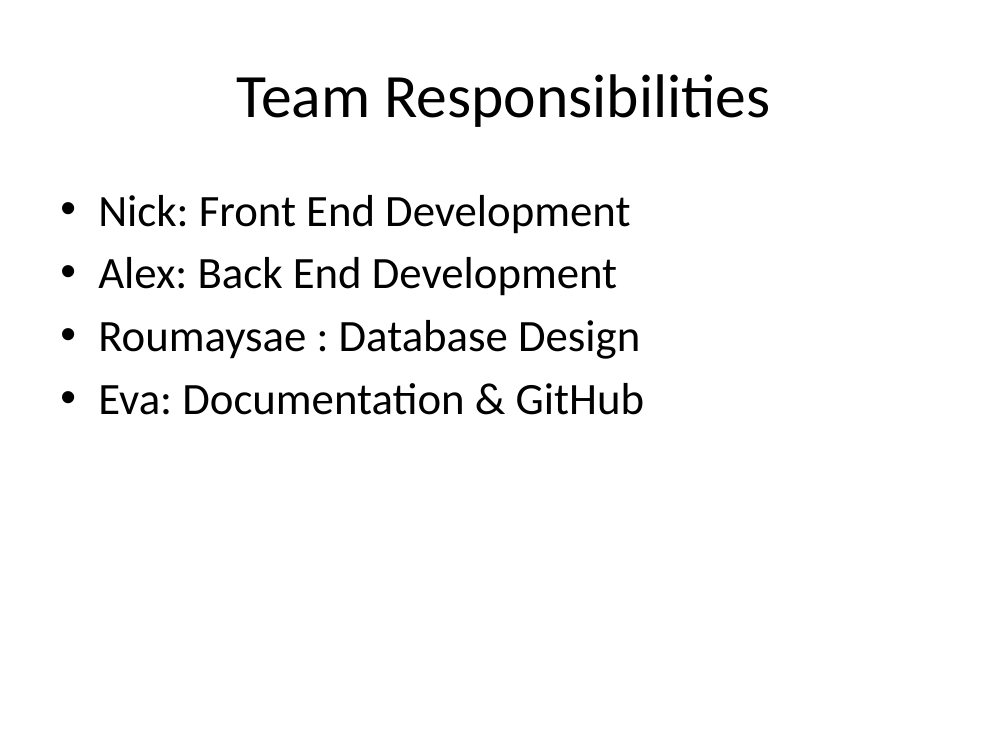
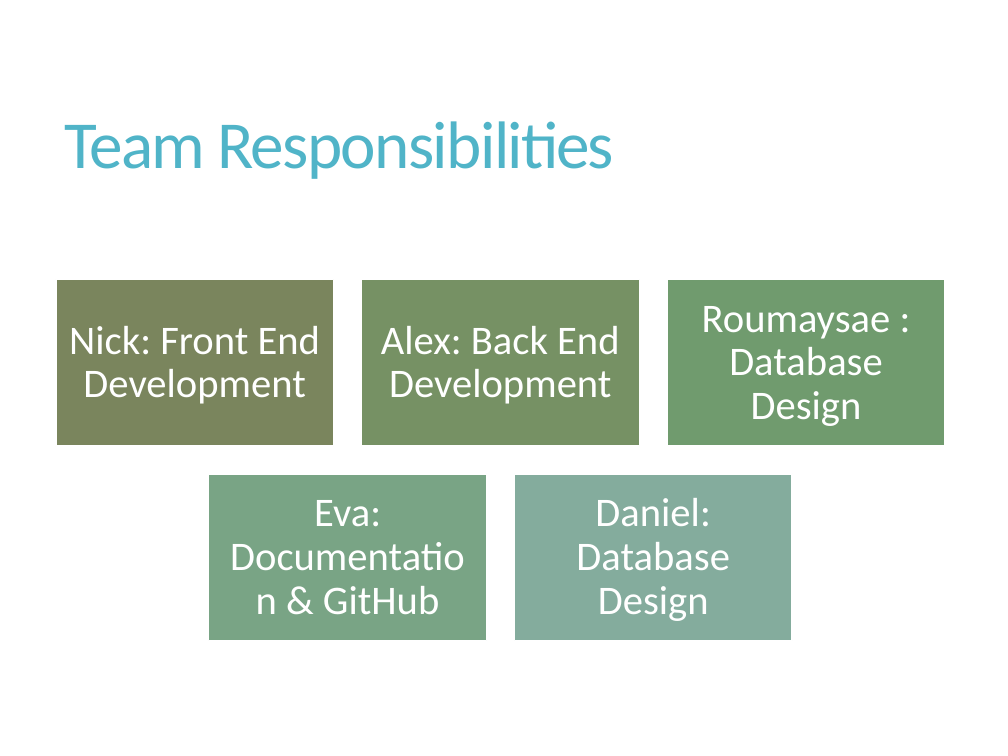
Before and after one commit to Buesse7310/Project-Alex-Roma-Nick-Eva-, a slide deck: slide 12 of docs/phase1/Spending_Habit_Tracker_Phase1.pptx. Drawn at 1008x756 pixels with LibreOffice and Linux fonts; fonts in the diff are those of the drawing. Boxes give left, top, right and bottom in pixels: in the first picture for what was removed or moved away, otherwise in the second. Text is boxed around its words. In the diff, an @@ line names an element or a change of style, - is before the commit and + after.

```diff
--- a/docs/phase1/Spending_Habit_Tracker_Phase1.pptx
+++ b/docs/phase1/Spending_Habit_Tracker_Phase1.pptx
@@ title "Team Responsibilities": place and size @@
-title "Team Responsibilities" at [237,74,770,127]
+title "Team Responsibilities" at [64,121,614,179]
@@ title "Team Responsibilities" at [64,121,614,179]: size 44 to 48 pt, text colour #000000 to #50B4C8, letter spacing 0 to -1.2 pt; alignment centre to left; line spacing 1 to 0.9 @@
@@ text removed at [98,195,644,415] @@
-• Nick: Front End Development
-• Alex: Back End Development
-• Roumaysae : Database Design
-• Eva: Documentation & GitHub
@@ group added at [55,279,946,640]: 5 rectangles, 5 texts @@
+Nick: Front End Development
+Alex: Back End Development
+Roumaysae : Database Design
+Eva: Documentation & GitHub
+Daniel: Database Design
```
Also in this commit, not shown: 11 other slides changed.
